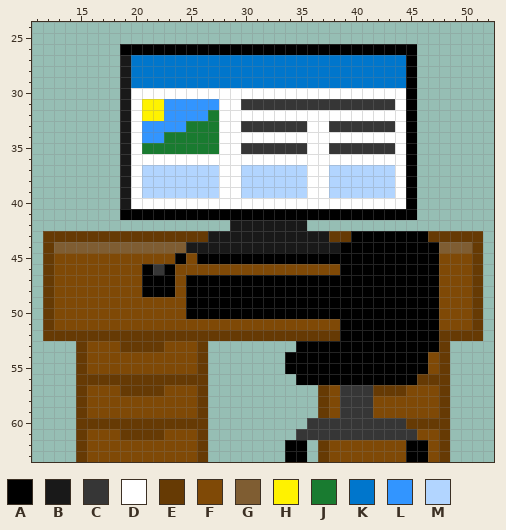
Pixel-art sprite -- sprites/SP_DESK/b72ca5b4-c804-45b1-8732-130de624160f.png. Above, as it was before the edit.
The file is 64x64 pixels. Shown: x 11..52, y 24..63.
Palette (. is transparent): A #000000  B #191919  C #363636  D #ffffff  E #663a04  F #7f4906  G #7f5d32  H #fff200  J #197b30  K #0076cc  L #3295ff  M #b2d5ff
After the commit:
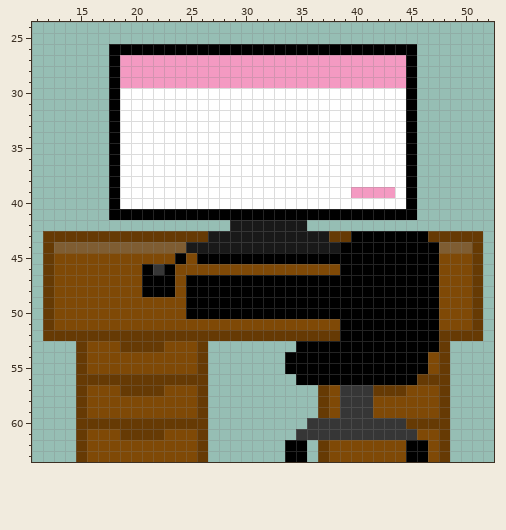
Changes in this commit:
{"colour":"K","old":"#0076cc","new":"#f49ac2"}
{"y":26,"x":18,"old":".","new":"A"}
{"y":27,"x":18,"old":".B","new":"AK"}
{"y":28,"x":18,"old":".B","new":"AK"}
{"y":29,"x":18,"old":".B","new":"AK"}
{"y":30,"x":18,"old":".B","new":"AD"}
{"y":31,"x":18,"old":".B","new":"AD"}
{"y":31,"x":21,"old":"HHLLLLL","new":"DDDDDDD"}
{"y":31,"x":30,"old":"CCCCCCCCCCCCCC","new":"DDDDDDDDDDDDDD"}
{"y":32,"x":18,"old":".B","new":"AD"}
{"y":32,"x":21,"old":"HHLLLLJ","new":"DDDDDDD"}
{"y":33,"x":18,"old":".B","new":"AD"}
{"y":33,"x":21,"old":"LLLLJJJ","new":"DDDDDDD"}
{"y":33,"x":30,"old":"CCCCCC","new":"DDDDDD"}
{"y":33,"x":38,"old":"CCCCCC","new":"DDDDDD"}
{"y":34,"x":18,"old":".B","new":"AD"}
{"y":34,"x":21,"old":"LLJJJJJ","new":"DDDDDDD"}
{"y":35,"x":18,"old":".B","new":"AD"}
{"y":35,"x":21,"old":"JJJJJJJ","new":"DDDDDDD"}
{"y":35,"x":30,"old":"CCCCCC","new":"DDDDDD"}
{"y":35,"x":38,"old":"CCCCCC","new":"DDDDDD"}
{"y":36,"x":18,"old":".B","new":"AD"}
{"y":37,"x":18,"old":".B","new":"AD"}
{"y":37,"x":21,"old":"MMMMMMM","new":"DDDDDDD"}
{"y":37,"x":30,"old":"MMMMMM","new":"DDDDDD"}
{"y":37,"x":38,"old":"MMMMMM","new":"DDDDDD"}
{"y":38,"x":18,"old":".B","new":"AD"}
{"y":38,"x":21,"old":"MMMMMMM","new":"DDDDDDD"}
{"y":38,"x":30,"old":"MMMMMM","new":"DDDDDD"}
{"y":38,"x":38,"old":"MMMMMM","new":"DDDDDD"}
{"y":39,"x":18,"old":".B","new":"AD"}
{"y":39,"x":21,"old":"MMMMMMM","new":"DDDDDDD"}
{"y":39,"x":30,"old":"MMMMMM","new":"DDDDDD"}
{"y":39,"x":38,"old":"MMMMMM","new":"DDKKKK"}
{"y":40,"x":18,"old":".B","new":"AD"}
{"y":41,"x":18,"old":".","new":"A"}
